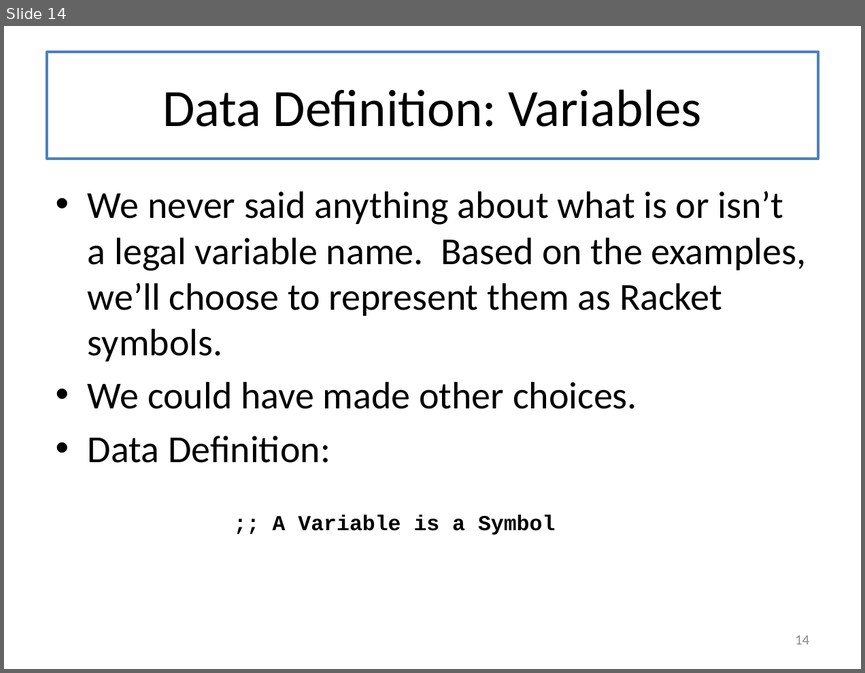
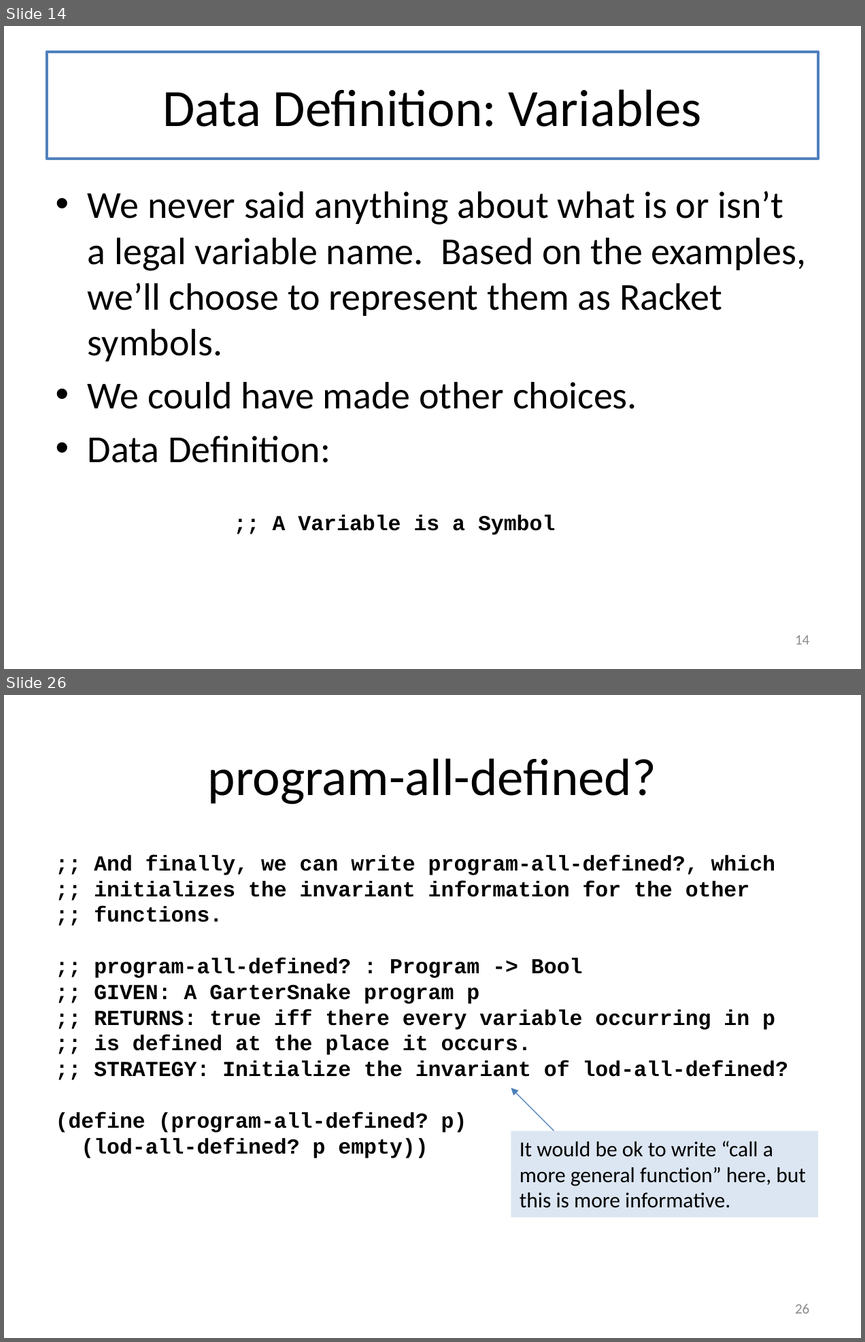
Before and after one commit to mwand/cs5010f16, a slide deck: Slides/Lesson 7.4 Case Study-- Undefined Variables.pptx. Shown one above the other, each under a label of ours: slide 14 before the commit, slides 14 and 26 after it; the slides between them are not shown. The pictures are 865x673 and 865x1342 pixels, drawn with LibreOffice and Linux fonts; fonts in the diff are those of the drawing. Boxes give left, top, right and bottom in pixels: in the first picture for what was removed or moved away, otherwise in the second. Text is boxed around its words. In the diff, an @@ line names an element or a change of style, - is before the commit and + after.

Commit message:
finished M07 GarterSnake example

```diff
--- a/Slides/Lesson 7.4 Case Study-- Undefined Variables.pptx
+++ b/Slides/Lesson 7.4 Case Study-- Undefined Variables.pptx
@@ slide 26 added at (x1=4, y1=695, x2=861, y2=1338), background #FFFFFF @@
@@ title added at (x1=47, y1=721, x2=818, y2=828), fill #FFFFFF, outline #4F81BD 2 pt, 44 pt, text #000000 @@
+program-all-defined?
@@ text added at (x1=56, y1=855, x2=788, y2=1158), 18 pt, text #000000, bold @@
+;; And finally, we can write program-all-defined?, which
+;; initializes the invariant information for the other
+;; functions.
+;; program-all-defined? : Program -> Bool
+;; GIVEN: A GarterSnake program p
+;; RETURNS: true iff there every variable occurring in p
+;; is defined at the place it occurs.
+;; STRATEGY: Initialize the invariant of lod-all-defined?
+(define (program-all-defined? p)
+(lod-all-defined? p empty))
@@ arrow added from (554, 1130) to (511, 1087), #4B7EBC 0.75 pt @@
@@ rectangle added at (x1=511, y1=1130, x2=818, y2=1217), fill #DCE6F2, 18 pt, text #000000 @@
+It would be ok to write “call a more general function” here, but this is more informative.
@@ page number added at (x1=795, y1=1304, x2=809, y2=1313), 12 pt, text #8C8C8C @@
+26
```
Also in this commit, not shown: 8 slides changed, 9 other slides added, 9 slides removed, 7 other files.
